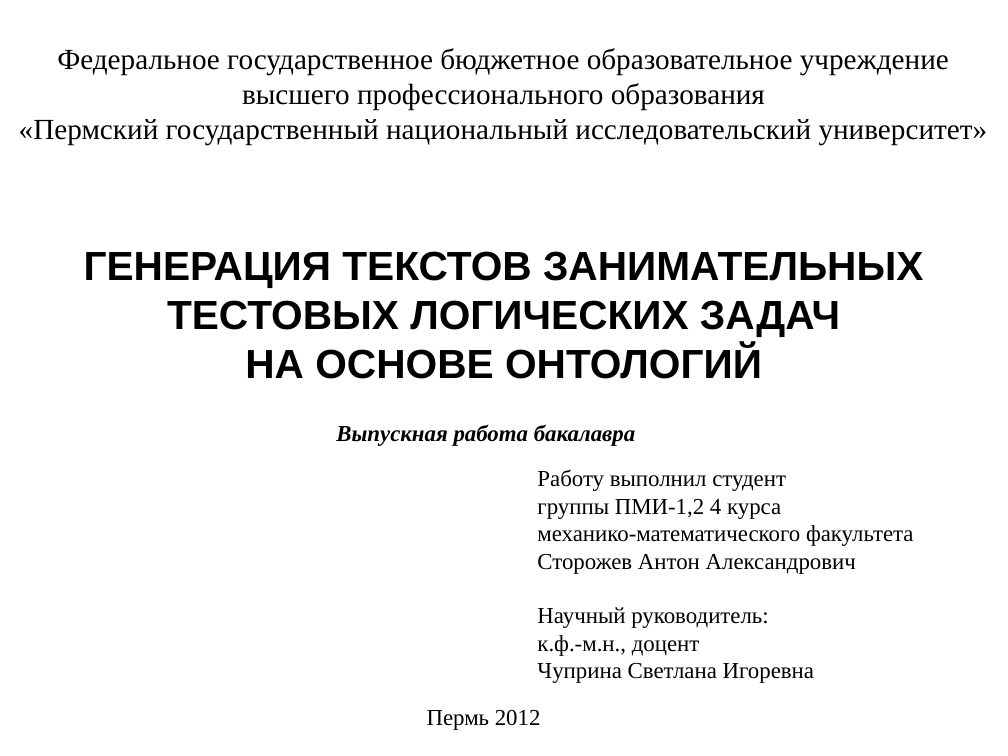
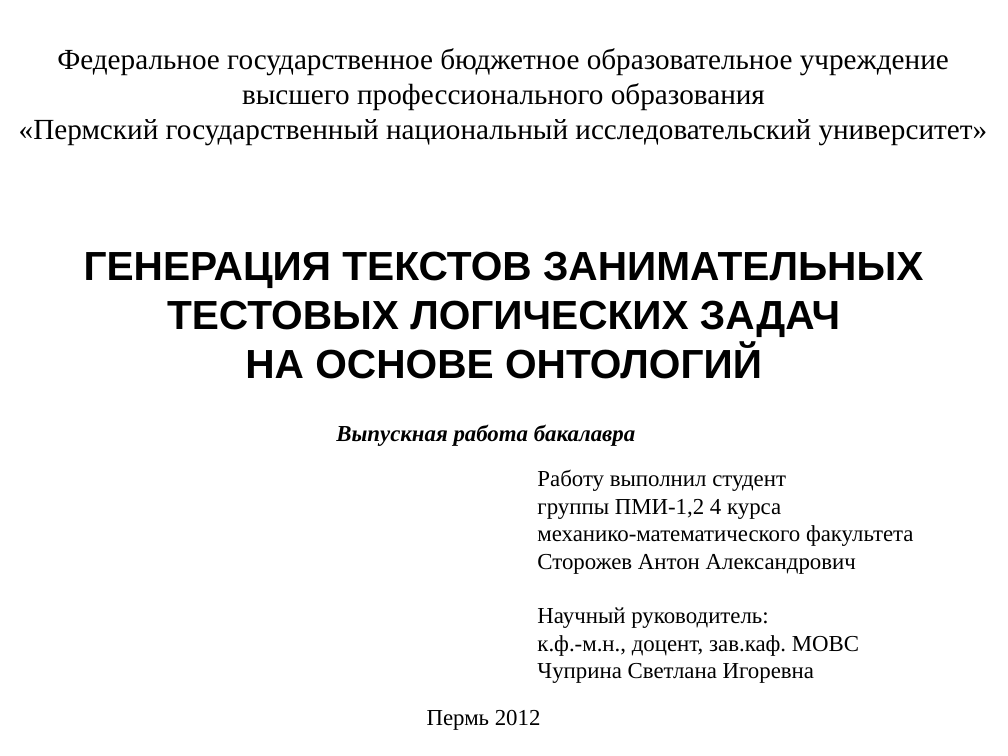
Before and after one commit to vinni-au/l-gen, a slide deck: slide 1 of Презентация.odp. Drawn at 1008x756 pixels with LibreOffice and Linux fonts; fonts in the diff are those of the drawing. Boxes give left, top, right and bottom in pixels: in the first picture for what was removed or moved away, otherwise in the second. Text is boxed around its words. In the diff, an @@ line names an element or a change of style, - is before the commit and + after.

```diff
--- a/Презентация.odp
+++ b/Презентация.odp
@@ text at bbox=[537, 635, 859, 656]: text changed @@
-к.ф.-м.н., доцент
+к.ф.-м.н., доцент, зав.каф. МОВС
```
Also in this commit, not shown: 4 other slides changed, 57 other files.
